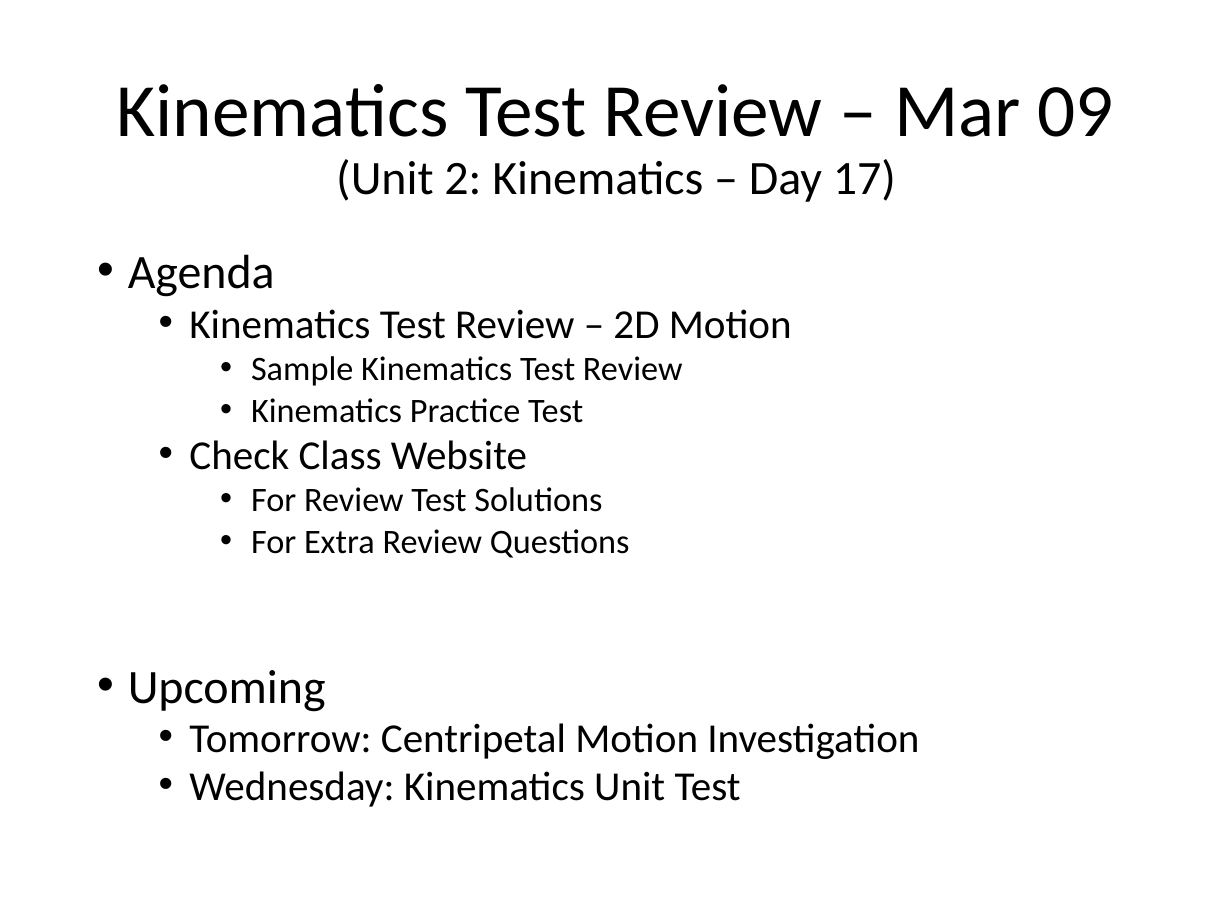
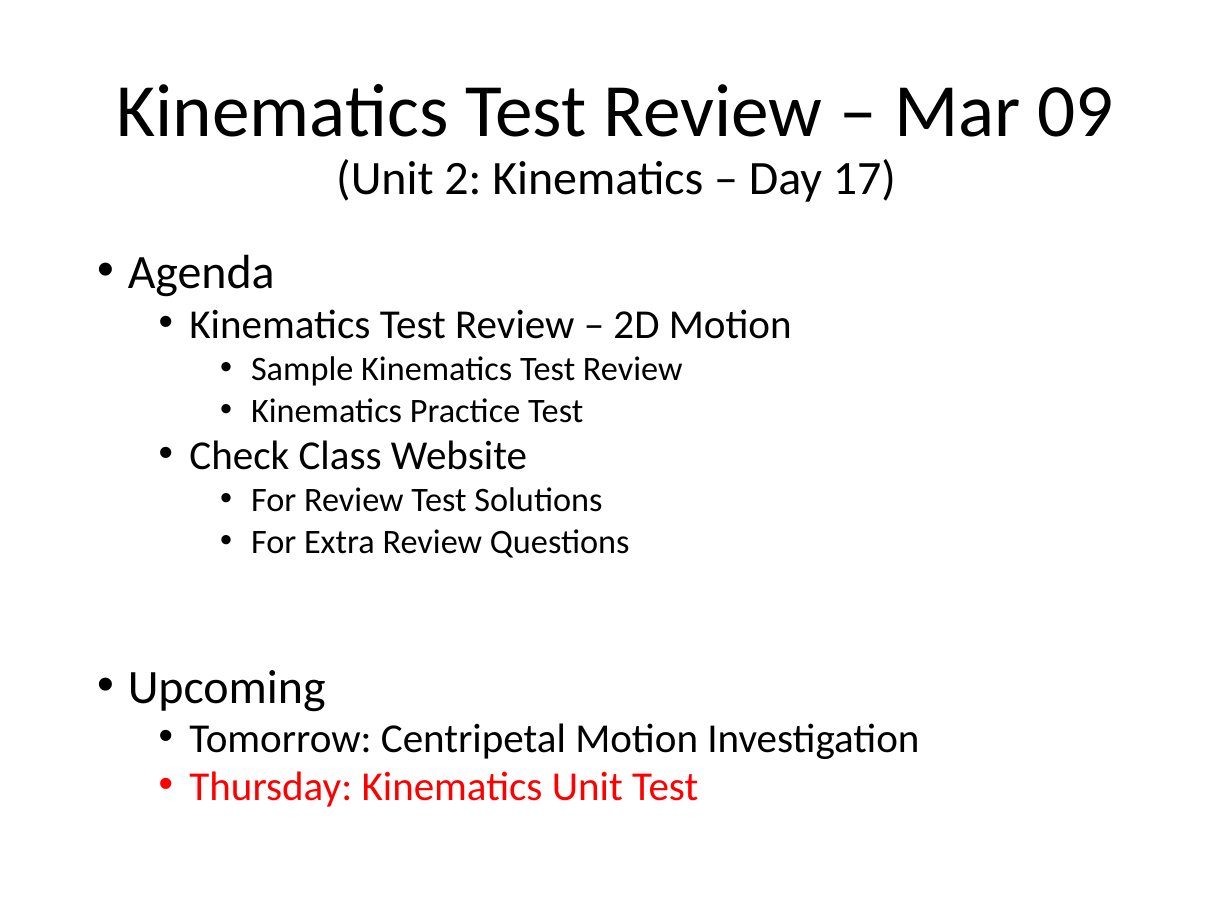
Before and after one commit to Greg5519/SPH4U0, a slide deck: slide 1 of Daily Agendas/Day6.1 KinematicsReview.pptx. Drawn at 1232x924 pixels with LibreOffice and Linux fonts; fonts in the diff are those of the drawing. Boxes give left, top, right and bottom in pixels: in the first picture for what was removed or moved away, otherwise in the second. Text is boxed around its words. In the diff, an @@ line names an element or a change of style, - is before the commit and + after.

```diff
--- a/Daily Agendas/Day6.1 KinematicsReview.pptx
+++ b/Daily Agendas/Day6.1 KinematicsReview.pptx
@@ text at [189, 771, 698, 807]: text changed; text colour #000000 to #FF0000 @@
-  • Wednesday: Kinematics Unit Test
+  • Thursday: Kinematics Unit Test
```
Also in this commit, not shown: 2 other files.
